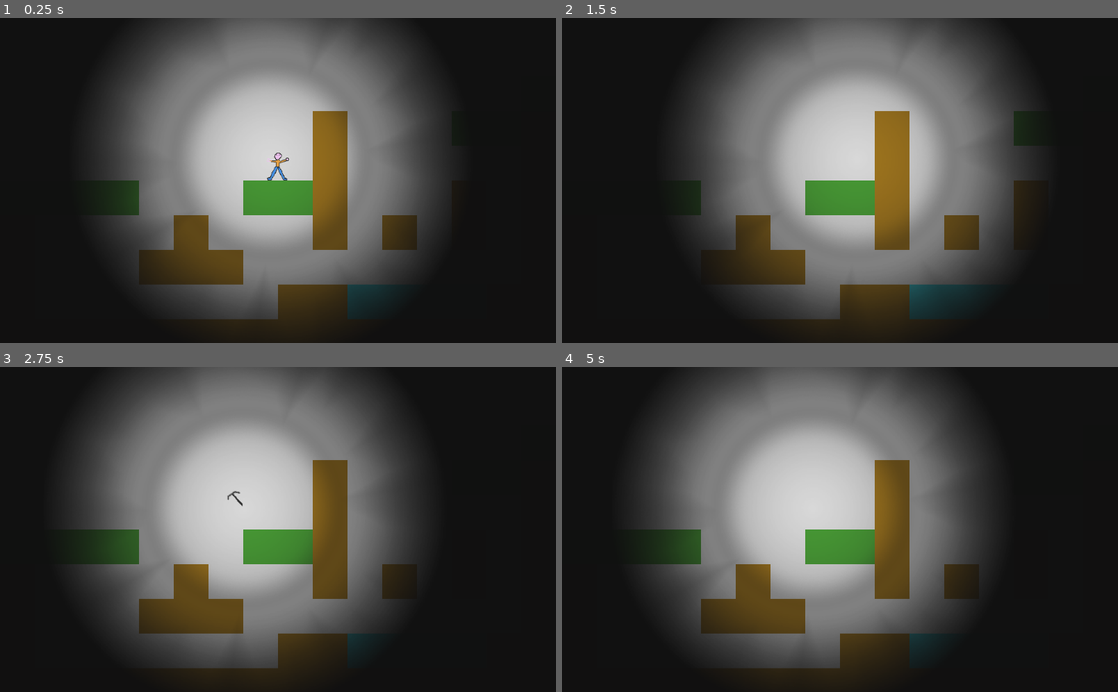
Above: before the commit, frames 1-4 (two rows, left to right).
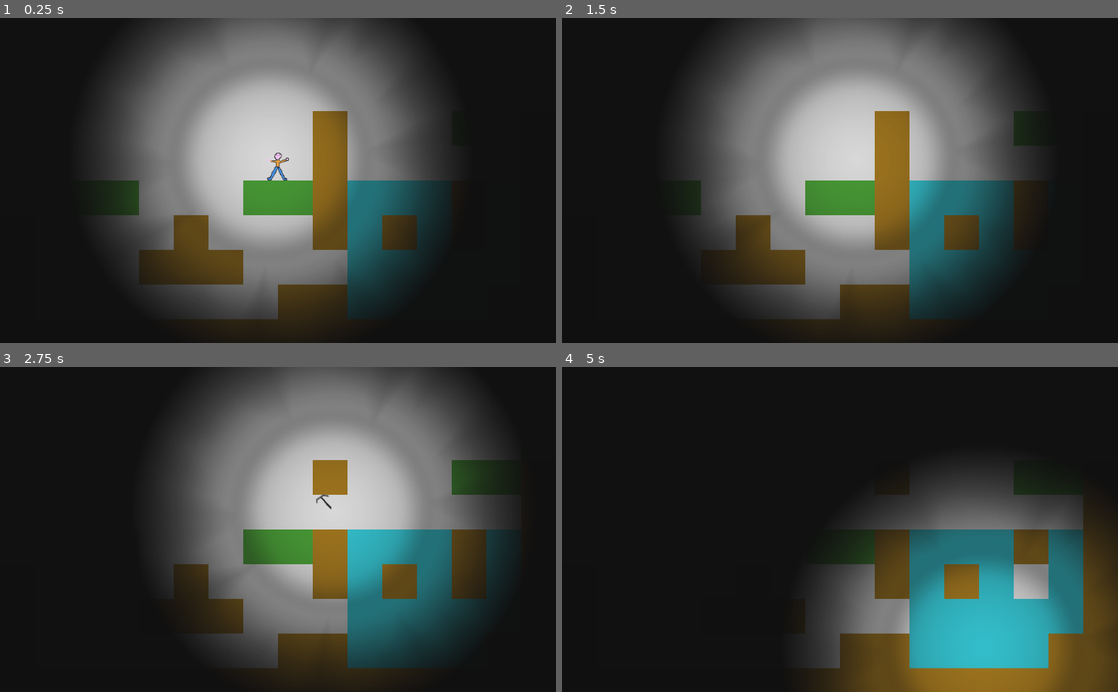
Above: after the commit, the same moments.

Repository: MatthewFyfe/LD48
Game: Godot game, scene res://Scenes/LD48.tscn
The game is run twice, just before and just after one commit, with the same random seed, the same clock (stepped at 60 frames per second) and the same inputs.
Inputs:
- Up to frame 1 (0.25 s): no input
- Up to frame 2 (1.5 s): tap Enter (ui_accept) at 0.5, 0.77, 0.8, 1.07, 1.25, 1.35 s; hold Space (ui_select) 0.53-1.28 s; hold Right (ui_right) from 0.53 s (still down)
- Up to frame 3 (2.75 s): tap Enter (ui_accept) at 1.52, 1.82, 2.3 s; tap Space (ui_select) at 1.55 s; release Right (ui_right) at 2.03 s; hold Left (ui_left) from 2.03 s (still down); hold Space (ui_select) from 2.03 s (still down)
- Up to frame 4 (5 s): release Left (ui_left) at 2.78 s; release Space (ui_select) at 2.78 s; hold Right (ui_right) 2.78-4.28 s; tap Space (ui_select) at 2.85, 4.35 s; tap Enter (ui_accept) at 3.02, 3.32, 3.6, 3.77, 4.07, 4.52, 4.82 s; hold Left (ui_left) from 4.28 s (still down)

The runs differ from the first frame. In frame 1, 3.7% of the frame differs, in the area x 62-80%, y 50-83%; in frame 2, 4.9%; in frame 3, 56%; in frame 4, 65%, in the area x 13-100%, y 0-100%.

Commit message:
janky mining and water physics

Diff:
--- a/Scenes/LD48.tscn
+++ b/Scenes/LD48.tscn
@@ -63,12 +63,16 @@
 3/shapes = [  ]
 3/z_index = 0
 
+[sub_resource type="RectangleShape2D" id=4]
+extents = Vector2( 160, 128 )
+
 [node name="LD48" type="Node2D"]
 
 [node name="TileMap" type="TileMap" parent="."]
 tile_set = SubResource( 3 )
+collision_layer = 3
 format = 1
-tile_data = PoolIntArray( -262152, 3, 0, -262151, 3, 0, -262 …(1195 unchanged characters)… 3, 0, 65535, 1, 0, 0, 1, 0, 1, 0, 0, 2, 3, 0, 3, 3, 0, 4, 3, 0, 5, 0, 0, 6, 3, 0, 7, 0, 0, 131064, 0, 0, 131065, 3, 0, 131066, 3, 0, 131067, 3, 0, 131068, 3, 0, 131069, 0, 0, 131070, 3, 0, 131071, 3, 0, 65536, 3, 0, 65537, 0, 0, 65538, 3, 0, 65539, 0, 0, 65540, 3, 0, 65541, 0, 0, 65542, 3, 0, 65543, 0, 0, 196600, 0, 0, 196601, 3, 0, 196602, 3, 0, 196603, 3, 0, 196604, 0, 0, 196605, 0, 0, 196606, 0, 0, 196607, 3, 0, 131072, 3, 0, 131073, 3, 0, 131074, 3, 0, 131075, 3, 0, 131076, 3, 0, 131077, 3, 0, 131078, 3, 0, 131079, 0, 0, 131080, 0, 0, 262136, …(441 unchanged characters)…
+tile_data = PoolIntArray( -262152, 3, 0, -262151, 3, 0, -262 …(1195 unchanged characters)… 3, 0, 65535, 1, 0, 0, 1, 0, 1, 0, 0, 2, 2, 0, 3, 2, 0, 4, 2, 0, 5, 0, 0, 6, 2, 0, 7, 0, 0, 131064, 0, 0, 131065, 3, 0, 131066, 3, 0, 131067, 3, 0, 131068, 3, 0, 131069, 0, 0, 131070, 3, 0, 131071, 3, 0, 65536, 3, 0, 65537, 0, 0, 65538, 2, 0, 65539, 0, 0, 65540, 2, 0, 65541, 0, 0, 65542, 2, 0, 65543, 0, 0, 196600, 0, 0, 196601, 3, 0, 196602, 3, 0, 196603, 3, 0, 196604, 0, 0, 196605, 0, 0, 196606, 0, 0, 196607, 3, 0, 131072, 3, 0, 131073, 3, 0, 131074, 2, 0, 131075, 2, 0, 131076, 2, 0, 131077, 2, 0, 131078, 2, 0, 131079, 0, 0, 131080, 0, 0, 262136, …(441 unchanged characters)…
 
 [node name="TestCharacter" parent="." instance=ExtResource( 2 )]
 
@@ -77,3 +81,15 @@
 
 [node name="Darkness" type="CanvasModulate" parent="."]
 color = Color( 0.00392157, 0.00392157, 0.00392157, 0.784314 )
+
+[node name="Area2D" type="Area2D" parent="."]
+position = Vector2( 300, 128 )
+space_override = 3
+gravity_vec = Vector2( 0, -1 )
+gravity = 1.0
+
+[node name="CollisionShape2D" type="CollisionShape2D" parent="Area2D"]
+position = Vector2( -13, 0 )
+shape = SubResource( 4 )
+[connection signal="area_entered" from="Area2D" to="TestCharacter" method="_on_Area2D_area_entered"]
+[connection signal="area_exited" from="Area2D" to="TestCharacter" method="_on_Area2D_area_exited"]
--- a/Scenes/TestCharacter.tscn
+++ b/Scenes/TestCharacter.tscn
@@ -7,16 +7,6 @@
 
 [sub_resource type="SpriteFrames" id=1]
 animations = [ {
-"frames": [  ],
-"loop": true,
-"name": "Walking",
-"speed": 5.0
-}, {
-"frames": [  ],
-"loop": true,
-"name": "Falling",
-"speed": 5.0
-}, {
 "frames": [ ExtResource( 3 ) ],
 "loop": true,
 "name": "Standing",
@@ -26,7 +16,19 @@
 "loop": true,
 "name": "Rising",
 "speed": 5.0
+}, {
+"frames": [  ],
+"loop": true,
+"name": "Falling",
+"speed": 5.0
+}, {
+"frames": [  ],
+"loop": true,
+"name": "Walking",
+"speed": 5.0
 } ]
+
+[sub_resource type="RectangleShape2D" id=2]
 
 [node name="TestCharacter" type="KinematicBody2D"]
 light_mask = 0
@@ -35,15 +37,22 @@
 
 [node name="AnimatedSprite" type="AnimatedSprite" parent="."]
 frames = SubResource( 1 )
-animation = "Falling"
+animation = "Standing"
 
 [node name="Collision_Body" type="CollisionPolygon2D" parent="."]
 position = Vector2( 1, 8 )
 polygon = PoolVector2Array( 16, -48, 42, -48, 42, -24, 16, -23, 16, 24, -16, 24, -16, -24, 16, -24 )
 
 [node name="Pickaxe" type="Sprite" parent="."]
-visible = false
 position = Vector2( 30, -24 )
 texture = ExtResource( 4 )
 
+[node name="Area2D" type="Area2D" parent="Pickaxe"]
+monitoring = false
+collision_layer = 2
+
+[node name="CollisionShape2D" type="CollisionShape2D" parent="Pickaxe/Area2D"]
+position = Vector2( 0, -4 )
+shape = SubResource( 2 )
+
 [node name="Light2D" parent="." instance=ExtResource( 5 )]
--- a/Scripts/Player.gd
+++ b/Scripts/Player.gd
@@ -17,6 +17,9 @@
 var hitBox_playerOnly
 var hitBox_withPickRight
 var hitBox_withPickLeft
+var hitBox_withPickDown
+onready var digArea = $Pickaxe/Area2D
+onready var tileMap = self.get_parent().get_child(0)
 
 # Called when the node enters the scene tree for the first time.
 func _ready():
@@ -62,6 +65,11 @@
 	hitBox_playerOnly.set(1,hitBox_withPickRight[3])
 	hitBox_playerOnly.set(2,hitBox_withPickRight[3])
 
+	#Cheat.. and just make player taller for "down" dig hitbox
+	hitBox_withPickDown = hitBox_playerOnly
+	hitBox_withPickDown.set(4,Vector2(16,42))
+	hitBox_withPickDown.set(5,Vector2(-16,42))
+
 	pHitBox.set_polygon(hitBox_playerOnly)
 
 # Check which keys are pressed, respond appropriately
@@ -99,37 +107,58 @@
 	# Pickaxe controls
 	if(Input.is_action_pressed("ui_select")):
 
-		#Check if we are digging DOWN
-		if(Input.is_action_pressed("ui_down")):
-			pPick.show()
-			pPick.position.y = 42
-			pPick.flip_v = true
-		else:
-			pPick.position.y = -24
-			pPick.flip_v = false
-
 		#Make the pick visible
 		if(pPick.visible == false):
 			pPick.show()
 
-		#Update hitbox & pickaxe position
-		if(velocity.x > 0):
-			pHitBox.set_polygon(hitBox_withPickRight)
-			pPick.position.x = 30
-			pPick.flip_h = false
-		else:
-			pHitBox.set_polygon(hitBox_withPickLeft)
-			pPick.position.x = -30
-			pPick.flip_h = true
-
-		#Check for DIG
-
-	if(Input.is_action_just_released("ui_accept")):
+		#Check if we are digging DOWN
+		if(Input.is_action_pressed("ui_down")):
+			pPick.position.x = 0
+			pPick.position.y = 42
+			pPick.flip_v = true
+
+			#Check for dig, then update polygon
+			checkForDig()
+			pHitBox.set_polygon(hitBox_withPickDown)
+		else:
+			pPick.position.y = -24
+			pPick.flip_v = false
+
+			#Update hitbox & pickaxe position
+			if(velocity.x > 0):
+				pPick.position.x = 30
+				pPick.flip_h = false
+
+				#Check for dig, then update polygon
+				checkForDig()
+				pHitBox.set_polygon(hitBox_withPickRight)
+			else:
+				pPick.position.x = -30
+				pPick.flip_h = true
+
+				#Check for dig, then update polygon
+				checkForDig()
+				pHitBox.set_polygon(hitBox_withPickLeft)
+	else:
 		if(pPick.visible == true):
 			pPick.hide()
 			#Update hitbox
 			pHitBox.set_polygon(hitBox_playerOnly)
 
+
+
+# Before we adjust the hitbox, check if we should dig the tile we hit
+func checkForDig():
+	#Update dig area location (handled by pickaxe move)
+
+	#Check for bodies in area
+	var digLocation = digArea.global_position
+	var targetTile = tileMap.get_cellv(tileMap.world_to_map(digLocation))
+	var tileName = tileMap.tile_set.tile_get_name(targetTile)
+
+	if(tileName == "Dirt"):
+		print("dig")
+		tileMap.set_cellv(tileMap.world_to_map(digLocation), 3)
 
 
 # Handle player animations as their state changes
@@ -166,3 +195,11 @@
 	if get_slide_count() != 0 :
 		for i in range (0,get_slide_count()) :
 			emit_signal("playerCollided", self, get_slide_collision(i))
+
+# we in water
+func _on_Area2D_area_entered(area):
+	gravity = 50
+
+# we left water
+func _on_Area2D_area_exited(area):
+	gravity = 200
--- a/project.godot
+++ b/project.godot
@@ -18,6 +18,45 @@
 config/name="LD48"
 run/main_scene="res://Scenes/LD48.tscn"
 
+[input]
+
+ui_select={
+"deadzone": 0.5,
+"events": [ Object(InputEventKey,"resource_local_to_scene":false,"resource_name":"","device":0,"alt":false,"shift":false,"control":false,"meta":false,"command":false,"pressed":false,"scancode":32,"unicode":0,"echo":false,"script":null)
+, Object(InputEventJoypadButton,"resource_local_to_scene":false,"resource_name":"","device":0,"button_index":3,"pressure":0.0,"pressed":false,"script":null)
+, Object(InputEventKey,"resource_local_to_scene":false,"resource_name":"","device":0,"alt":false,"shift":false,"control":false,"meta":false,"command":false,"pressed":false,"scancode":88,"unicode":0,"echo":false,"script":null)
+ ]
+}
+ui_left={
+"deadzone": 0.5,
+"events": [ Object(InputEventKey,"resource_local_to_scene":false,"resource_name":"","device":0,"alt":false,"shift":false,"control":false,"meta":false,"command":false,"pressed":false,"scancode":16777231,"unicode":0,"echo":false,"script":null)
+, Object(InputEventJoypadButton,"resource_local_to_scene":false,"resource_name":"","device":0,"button_index":14,"pressure":0.0,"pressed":false,"script":null)
+, Object(InputEventKey,"resource_local_to_scene":false,"resource_name":"","device":0,"alt":false,"shift":false,"control":false,"meta":false,"command":false,"pressed":false,"scancode":65,"unicode":0,"echo":false,"script":null)
+ ]
+}
+ui_right={
+"deadzone": 0.5,
+"events": [ Object(InputEventKey,"resource_local_to_scene":false,"resource_name":"","device":0,"alt":false,"shift":false,"control":false,"meta":false,"command":false,"pressed":false,"scancode":16777233,"unicode":0,"echo":false,"script":null)
+, Object(InputEventJoypadButton,"resource_local_to_scene":false,"resource_name":"","device":0,"button_index":15,"pressure":0.0,"pressed":false,"script":null)
+, Object(InputEventKey,"resource_local_to_scene":false,"resource_name":"","device":0,"alt":false,"shift":false,"control":false,"meta":false,"command":false,"pressed":false,"scancode":68,"unicode":0,"echo":false,"script":null)
+ ]
+}
+ui_up={
+"deadzone": 0.5,
+"events": [ Object(InputEventKey,"resource_local_to_scene":false,"resource_name":"","device":0,"alt":false,"shift":false,"control":false,"meta":false,"command":false,"pressed":false,"scancode":16777232,"unicode":0,"echo":false,"script":null)
+, Object(InputEventJoypadButton,"resource_local_to_scene":false,"resource_name":"","device":0,"button_index":12,"pressure":0.0,"pressed":false,"script":null)
+, Object(InputEventKey,"resource_local_to_scene":false,"resource_name":"","device":0,"alt":false,"shift":false,"control":false,"meta":false,"command":false,"pressed":false,"scancode":87,"unicode":0,"echo":false,"script":null)
+, Object(InputEventKey,"resource_local_to_scene":false,"resource_name":"","device":0,"alt":false,"shift":false,"control":false,"meta":false,"command":false,"pressed":false,"scancode":90,"unicode":0,"echo":false,"script":null)
+ ]
+}
+ui_down={
+"deadzone": 0.5,
+"events": [ Object(InputEventKey,"resource_local_to_scene":false,"resource_name":"","device":0,"alt":false,"shift":false,"control":false,"meta":false,"command":false,"pressed":false,"scancode":16777234,"unicode":0,"echo":false,"script":null)
+, Object(InputEventJoypadButton,"resource_local_to_scene":false,"resource_name":"","device":0,"button_index":13,"pressure":0.0,"pressed":false,"script":null)
+, Object(InputEventKey,"resource_local_to_scene":false,"resource_name":"","device":0,"alt":false,"shift":false,"control":false,"meta":false,"command":false,"pressed":false,"scancode":83,"unicode":0,"echo":false,"script":null)
+ ]
+}
+
 [rendering]
 
 quality/driver/driver_name="GLES2"
Not shown: 1 places in Scenes/LD48.tscn that only renumber resources
Not shown: 1 places in Scenes/TestCharacter.tscn that only renumber resources
